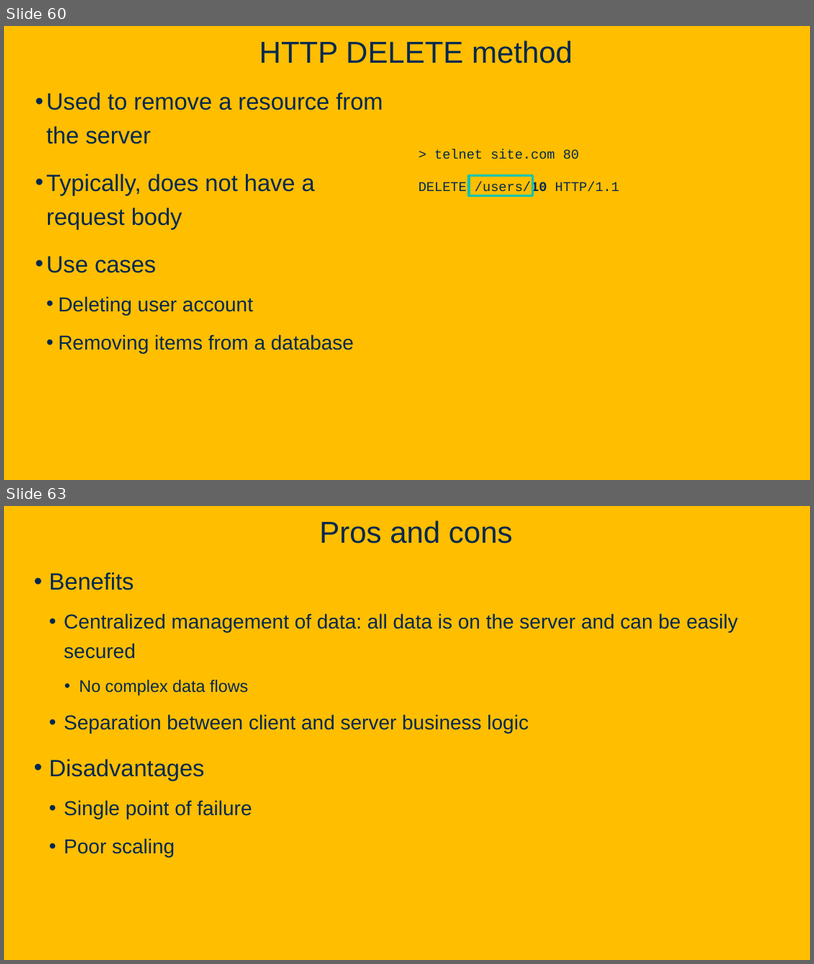
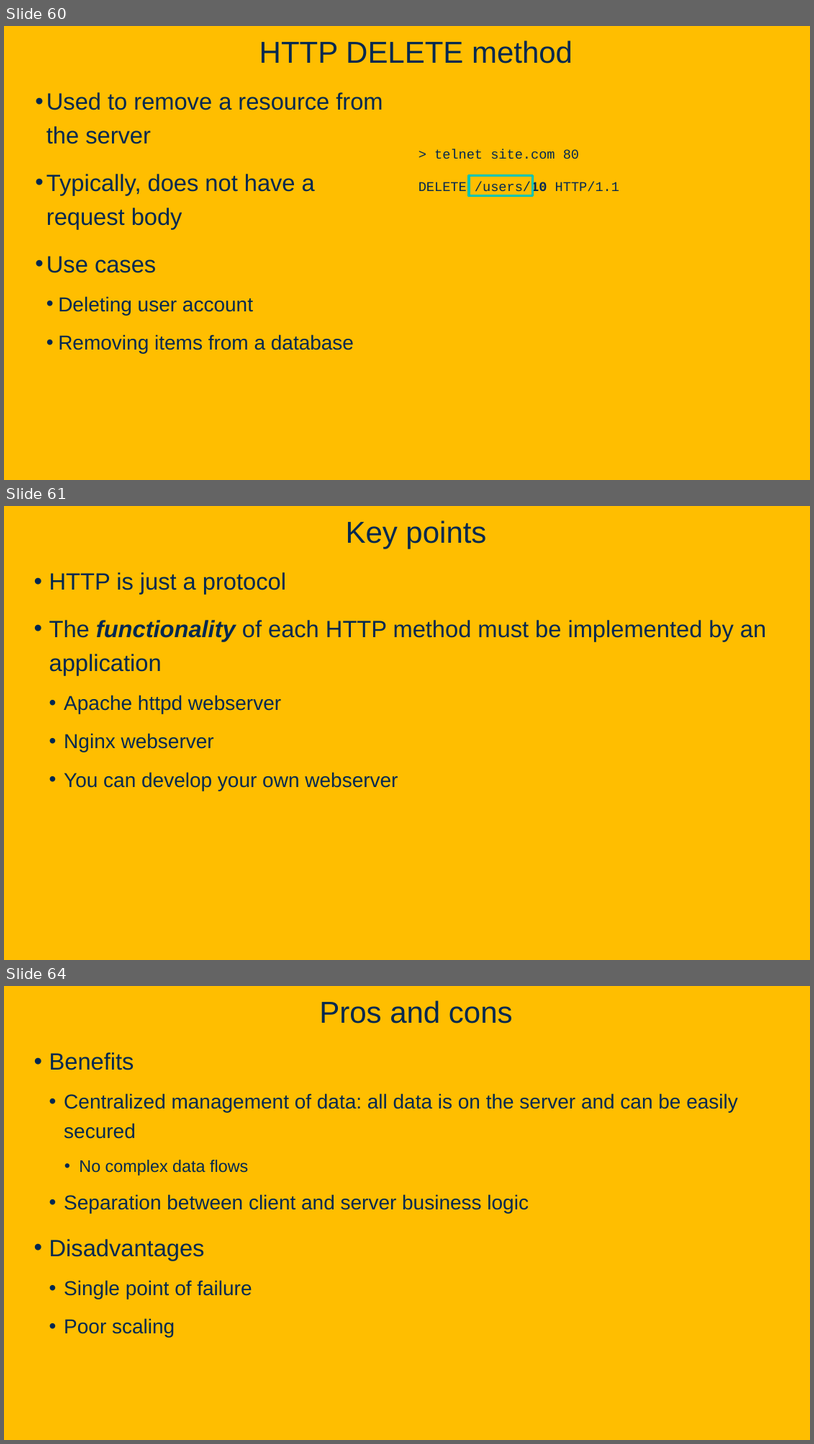
Before and after one commit to davsec-teaching/ECS160-Winter2025, a slide deck: slides/6_software_architecture.pptx. Shown one above the other, each under a label of ours: slides 60 and 63 before the commit, slides 60, 61 and 64 after it; the slides between them are not shown. The pictures are 814x964 and 814x1444 pixels, drawn with LibreOffice and Linux fonts; fonts in the diff are those of the drawing; background and template pictures are left out. Boxes give left, top, right and bottom in pixels: in the first picture for what was removed or moved away, otherwise in the second. Text is boxed around its words. In the diff, an @@ line names an element or a change of style, - is before the commit and + after.

Commit message:
Update client-server, application-server, microservices slides

```diff
--- a/slides/6_software_architecture.pptx
+++ b/slides/6_software_architecture.pptx
@@ slide 61 added at box(4, 506, 810, 960), background picture (left out) @@
@@ title added at box(346, 520, 486, 548), 36 pt, text #022850 @@
+Key points
@@ text added at box(49, 572, 766, 790), 28 pt, text #022850 @@
+• HTTP is just a protocol
+• The functionality of each HTTP method must be implemented by an application
+  • Apache httpd webserver
+  • Nginx webserver
+  • You can develop your own webserver
@@ what was slide 63 is now slide 64 @@
```
Also in this commit, not shown: 6 slides changed, 4 other slides added, 1 slide removed.
